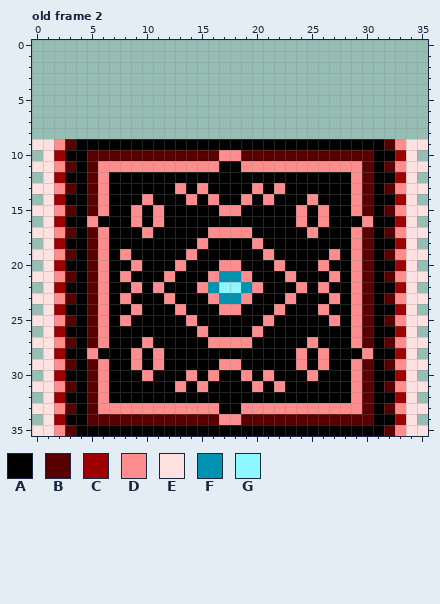
File history of a pixel-art file, Assets/Resources/aseprite/tapis.aseprite. The picture above is the old version.
36x36 pixels, 5 frames. Pixels under 10% opacity are left out. Colours within 5 levels of each other are drawn and written as one. Shown: old frame 2. The commit also changed other frames, which this record leaves out.
Visible layers, top first: "Layer 1" divide, "Flattened Copy" saturation, "Flattened".
Palette (. is transparent): A #000000  B #580000  C #9c0000  D #ff8d8d  E #ffe1e1  F #0093b1  G #8df8ff
Pixels before, old frame 2, first column x 0:
 9 EEDBAAAAAAAAAAAAAAAAAAAAAAAAAAAABDEE
10 .ECAABBBBBBBBBBBBDDBBBBBBBBBBBBAACE.
11 EEDBABDDDDDDDDDDDAADDDDDDDDDDDBABDEE
12 .ECAABDAAAAAAAAAAAAAAAAAAAAAADBAACE.
13 EEDBABDAAAAAADADAAAADADAAAAAADBABDEE
14 .ECAABDAAADAAADADAADADAAADAAADBAACE.
15 EEDBABDAADADAAAAADDAAAAADADAADBABDEE
16 .ECAADAAADADAAAAAAAAAAAADADAAADAACE.
17 EEDBABDAAADAAAAADDDDAAAAADAAADBABDEE
18 .ECAABDAAAAAAAADAAAADAAAAAAAADBAACE.
19 EEDBABDADAAAAADAAAAAADAAAAADADBABDEE
20 .ECAABDAADAAADAAADDAAADAAADAADBAACE.
21 EEDBABDADAAADAAADFFDAAADAAADADBABDEE
22 .ECAABDAADADAAADFGGFDAAADADAADBAACE.
23 EEDBABDADAAADAAADFFDAAADAAADADBABDEE
24 .ECAABDAADAAADAAADDAAADAAADAADBAACE.
25 EEDBABDADAAAAADAAAAAADAAAAADADBABDEE
26 .ECAABDAAAAAAAADAAAADAAAAAAAADBAACE.
27 EEDBABDAAADAAAAADDDDAAAAADAAADBABDEE
28 .ECAADAAADADAAAAAAAAAAAADADAAADAACE.
29 EEDBABDAADADAAAAADDAAAAADADAADBABDEE
30 .ECAABDAAADAAADADAADADAAADAAADBAACE.
31 EEDBABDAAAAAADADAAAADADAAAAAADBABDEE
32 .ECAABDAAAAAAAAAAAAAAAAAAAAAADBAACE.
33 EEDBABDDDDDDDDDDDAADDDDDDDDDDDBABDEE
34 .ECAABBBBBBBBBBBBDDBBBBBBBBBBBBAACE.
35 EEDBAAAAAAAAAAAAAAAAAAAAAAAAAAAABDEE
New version:
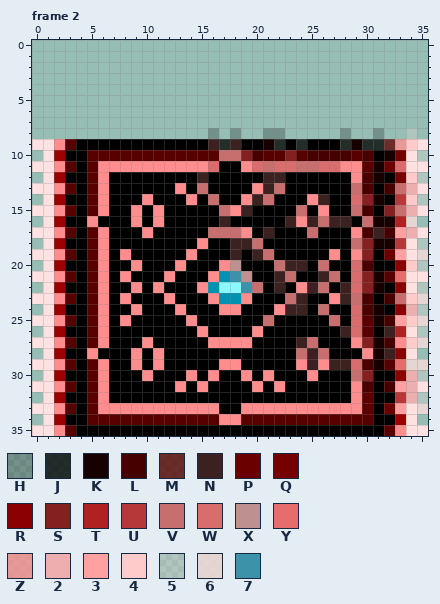
Colours new in this view: H #0000003c  J #000000c3  K #160000  L #470000  M #5d0000c3  N #3c2121  P #6b0000  Q #750000  R #8b0000  S #832121  T #b12121  U #b63838  V #c76f6f  W #d96c6c  X #bf9090  Y #e76c6c  Z #ff8d8dc3  2 #ecaeae  3 #ffa1a1  4 #ffcaca  5 #ffdddd3c  6 #ffddddc3  7 #3c92a9
A new or re-ordered frame is compared with the old frame closest to it.
Edits made:
frames 5 -> 16
layer "tapis" added
layer "Flattened" removed
Changed rows in their new state; - is an unchanged pixel.
Frame 2 is new; against old frame 2, layer "tapis":
first column x 15:
 8 -H-H--HH-----H--H--5-
 9 -NJN--KJ-J---JKJJMZ4-
10 --VVSL--S-LLLL-L-KQ-5
11 -W---WVWWVVWW---KPW--
12 N-----NN-------LK-Q45
13 V-----NV------VL-LV2-
14 -V---NV----N--WSK-U45
15 --V-N----V----VL-SV2-
16 --N-----N-NVNN-VKKT6-
17 -VVV--N---V----LNL32-
18 ---NNV--------VSKKU-5
19 ---N-NV--------S-P3-6
20 ---X---VNN-V--WL--R45
21 ---7X--NV--NV-WSK-Y--
22 ----7V-N--NV-NWSK-R-5
23 --------VN---NVL-LV46
24 --------NN-V--WLK-R25
25 ------V-----V-W-KL346
26 -------------NW--NT-5
27 ---------NV----SKL-46
28 ---------VNV----KNR--
29 ----------N-NNWLK-Y66
30 --------------VS--R25
31 ---------------L-L32-
32 ------------------U25
33 -----------------P3-6
Boxes around the changes in both pictures, in picture pixels (x1, y1, x2, y2):
changed: (197, 128, 428, 414)
